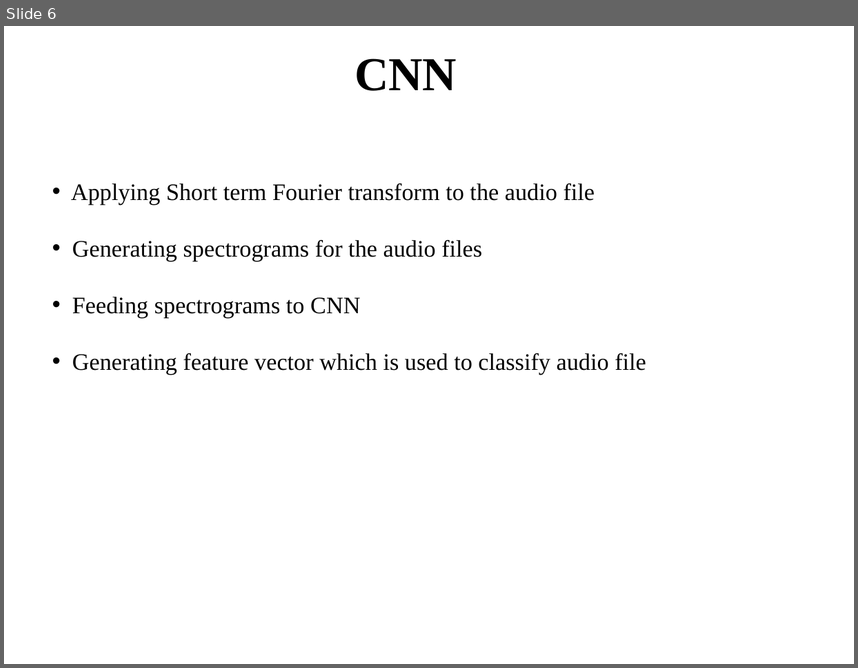
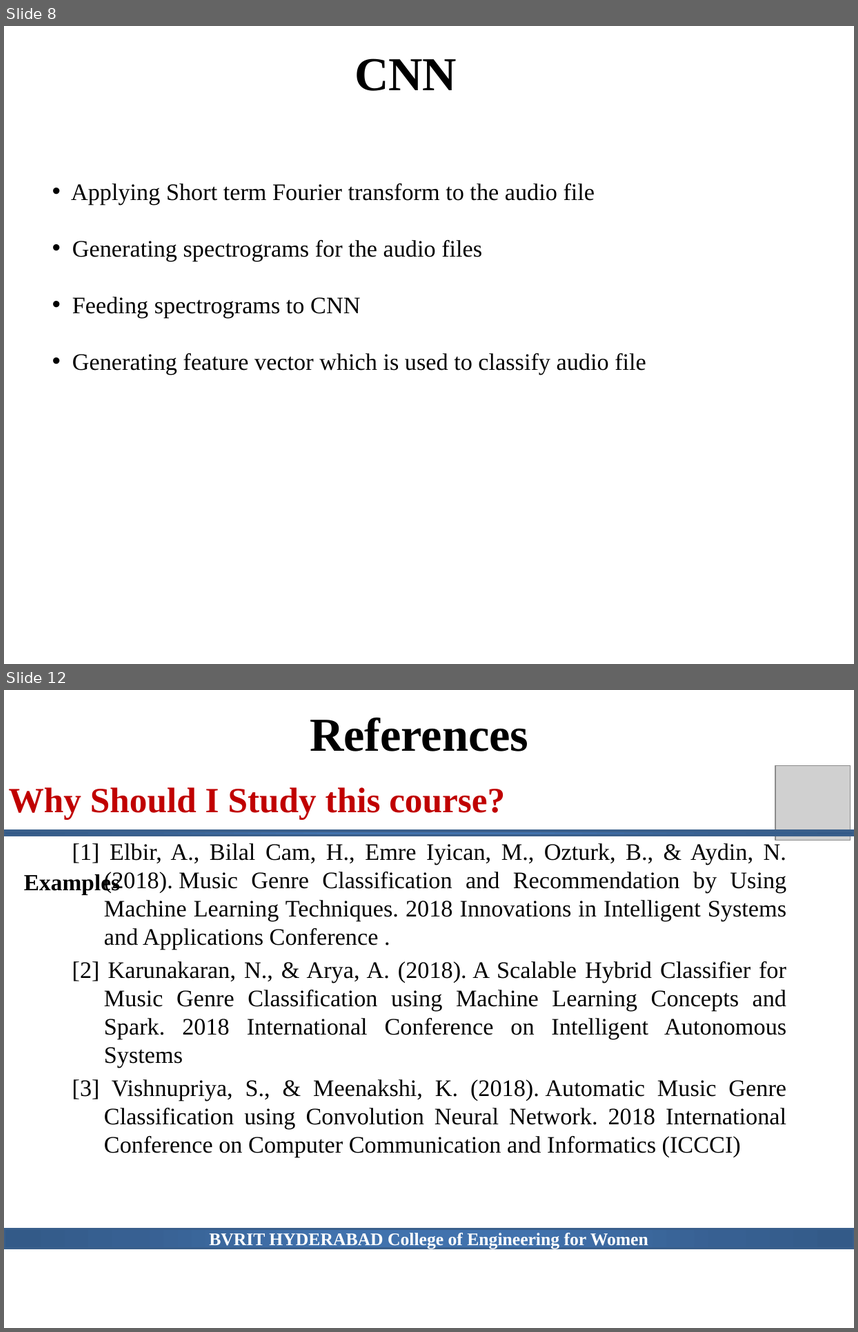
Before and after one commit to thanmai59/BVRITHYDERABAD, a slide deck: CSE/CSE Major Projects - 2017_21/Music Genre Classification using ML algorithms/FinalReview.pptx. Shown one above the other, each under a label of ours: slide 6 before the commit, slides 8 and 12 after it; the slides between them are not shown. The pictures are 858x668 and 858x1332 pixels, drawn with LibreOffice and Linux fonts; fonts in the diff are those of the drawing; grey boxes stand for pictures; background and template pictures are left out. Boxes give left, top, right and bottom in pixels: in the first picture for what was removed or moved away, otherwise in the second. Text is boxed around its words. In the diff, an @@ line names an element or a change of style, - is before the commit and + after.

```diff
--- a/CSE/CSE Major Projects - 2017_21/Music Genre Classification using ML algorithms/FinalReview.pptx
+++ b/CSE/CSE Major Projects - 2017_21/Music Genre Classification using ML algorithms/FinalReview.pptx
@@ slide 12 added at [4, 690, 854, 1328], background picture (left out) @@
@@ text added at [310, 717, 529, 751], 40 pt, text #000000, bold @@
+References
@@ picture added at [775, 766, 850, 840] @@
@@ text added at [9, 787, 505, 820], 30 pt, text #C00000, bold @@
+Why Should I Study this course?
@@ rectangle added at [4, 831, 854, 836], fill gradient #4172AD to #376092 to #335A88, outline #3A5F8C 2 pt @@
@@ text added at [72, 843, 786, 1157], 20 pt, text #000000 @@
+[1] Elbir, A., Bilal Cam, H., Emre Iyican, M., Ozturk, B., & Aydin, N. (2018). Music Genre Classification and Recommendation by Using Machine Learning Techniques. 2018 Innovations in Intelligent Systems and Applications Conference .
+[2] Karunakaran, N., & Arya, A. (2018). A Scalable Hybrid Classifier for Music Genre Classification using Machine Learning Concepts and Spark. 2018 International Conference on Intelligent Autonomous Systems
+[3] Vishnupriya, S., & Meenakshi, K. (2018). Automatic Music Genre Classification using Convolution Neural Network. 2018 International Conference on Computer Communication and Informatics (ICCCI)
@@ text added at [24, 872, 120, 895], 19.5 pt, text #000000, bold @@
+Examples
@@ rectangle added at [4, 1229, 854, 1248], fill gradient #4172AD to #376092 to #335A88, outline #3A5F8C 2 pt, 15 pt, text #FFFFFF, bold @@
+BVRIT HYDERABAD College of Engineering for Women
@@ what was slide 6 is now slide 8 @@
```
Also in this commit, not shown: 8 slides changed, 3 other slides added.
